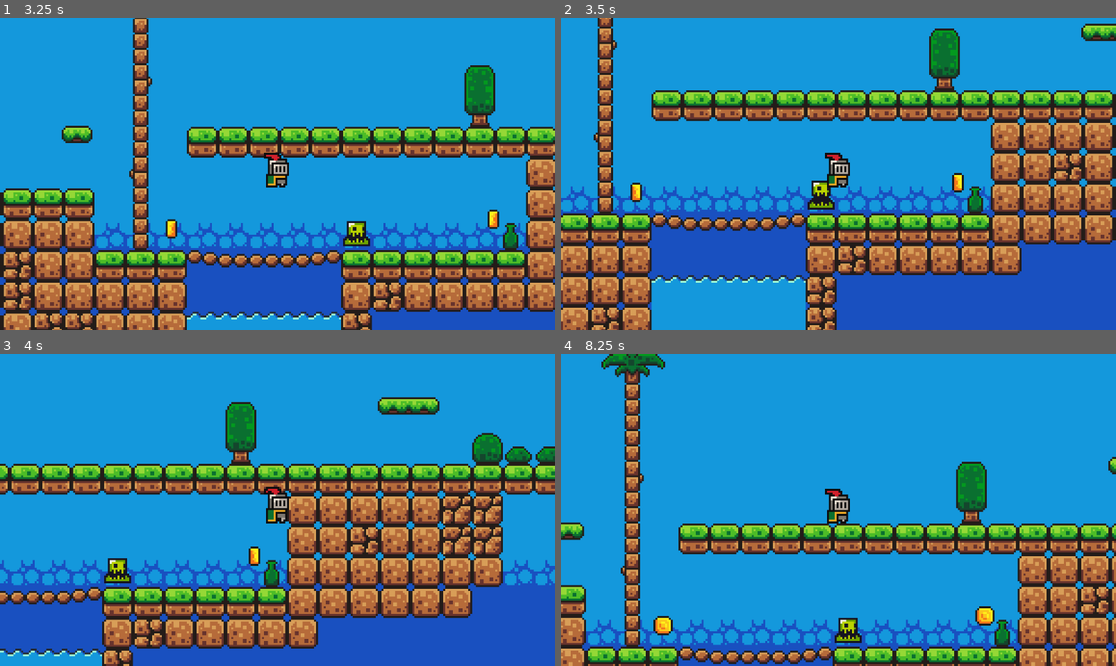
Above: before the commit, frames 1-4 (two rows, left to right).
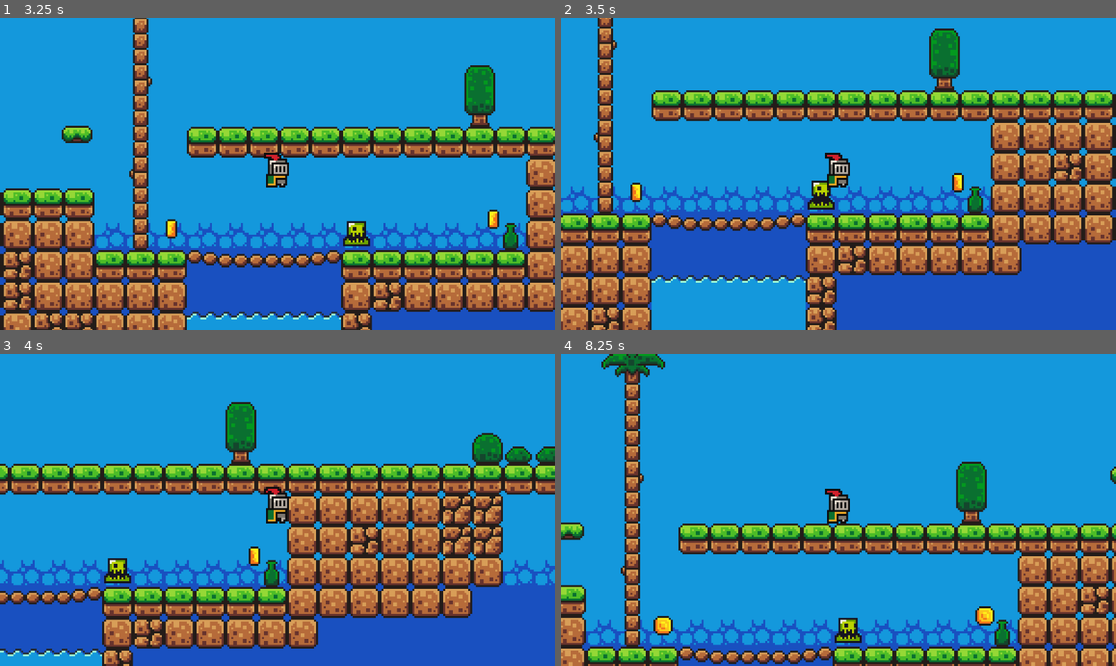
Above: after the commit, the same moments.

Repository: lucben000/Godot-Knight-Game
Game: Godot game, scene res://scenes/game.tscn
Two runs of this game, one before a commit and one after it. Both use one fixed random seed, a clock stepped at 60 frames per second and the inputs below.
Inputs:
- Up to frame 1 (3.25 s): tap Enter at 0.5 s; hold D (right) 0.53-2.03 s; tap Space (jump) at 0.77, 1.52, 3.02 s; hold Left (left) 2.03-2.78 s; hold D (right) from 2.78 s (still down)
- Up to frame 2 (3.5 s): keep holding D (right)
- Up to frame 3 (4 s): keep holding D (right); tap Space (jump) at 3.77 s
- Up to frame 4 (8.25 s): release D (right) at 4.28 s; hold Left (left) 4.28-5.03 s; tap Space (jump) at 4.52, 6.02, 6.77, 7.52 s; hold D (right) 5.03-5.78 s; hold Left (left) 5.78-7.28 s; hold D (right) from 7.28 s (still down)

Frame 1 is identical in both runs. In frame 2, 0.3% of the frame differs, in the area x 93-100%, y 1-8%; in frame 3, 0.6%, in the area x 68-80%, y 13-20%; in frame 4, 0.1%.

Commit message:
moving platforms

Diff:
--- a/scenes/game.tscn
+++ b/scenes/game.tscn
@@ -181,6 +181,157 @@
 [sub_resource type="TileSet" id="TileSet_lnu2h"]
 sources/0 = SubResource("TileSetAtlasSource_yqjtg")
 
+[sub_resource type="Animation" id="Animation_dinhu"]
+length = 0.001
+tracks/0/type = "value"
+tracks/0/imported = false
+tracks/0/enabled = true
+tracks/0/path = NodePath(".:position")
+tracks/0/interp = 1
+tracks/0/loop_wrap = true
+tracks/0/keys = {
+"times": PackedFloat32Array(0),
+"transitions": PackedFloat32Array(1),
+"update": 0,
+"values": [Vector2(958, 53)]
+}
+
+[sub_resource type="Animation" id="Animation_kvuet"]
+resource_name = "move"
+length = 4.0
+loop_mode = 2
+tracks/0/type = "value"
+tracks/0/imported = false
+tracks/0/enabled = true
+tracks/0/path = NodePath(".:position")
+tracks/0/interp = 1
+tracks/0/loop_wrap = true
+tracks/0/keys = {
+"times": PackedFloat32Array(1, 3),
+"transitions": PackedFloat32Array(1, 1),
+"update": 0,
+"values": [Vector2(958, 53), Vector2(958, 246)]
+}
+
+[sub_resource type="AnimationLibrary" id="AnimationLibrary_trtic"]
+_data = {
+&"RESET": SubResource("Animation_dinhu"),
+&"move": SubResource("Animation_kvuet")
+}
+
+[sub_resource type="Animation" id="Animation_p57ef"]
+length = 0.001
+tracks/0/type = "value"
+tracks/0/imported = false
+tracks/0/enabled = true
+tracks/0/path = NodePath("Platforms big/green_platform5:position")
+tracks/0/interp = 1
+tracks/0/loop_wrap = true
+tracks/0/keys = {
+"times": PackedFloat32Array(0),
+"transitions": PackedFloat32Array(1),
+"update": 0,
+"values": [Vector2(677, 242)]
+}
+
+[sub_resource type="Animation" id="Animation_u5sy4"]
+resource_name = "move"
+length = 2.0
+loop_mode = 2
+tracks/0/type = "value"
+tracks/0/imported = false
+tracks/0/enabled = true
+tracks/0/path = NodePath("Platforms big/green_platform5:position")
+tracks/0/interp = 1
+tracks/0/loop_wrap = true
+tracks/0/keys = {
+"times": PackedFloat32Array(0, 2),
+"transitions": PackedFloat32Array(1, 1),
+"update": 0,
+"values": [Vector2(677, 242), Vector2(809, 242)]
+}
+
+[sub_resource type="AnimationLibrary" id="AnimationLibrary_gee14"]
+_data = {
+&"RESET": SubResource("Animation_p57ef"),
+&"move": SubResource("Animation_u5sy4")
+}
+
+[sub_resource type="Animation" id="Animation_gee14"]
+length = 0.001
+tracks/0/type = "value"
+tracks/0/imported = false
+tracks/0/enabled = true
+tracks/0/path = NodePath(".:position")
+tracks/0/interp = 1
+tracks/0/loop_wrap = true
+tracks/0/keys = {
+"times": PackedFloat32Array(0),
+"transitions": PackedFloat32Array(1),
+"update": 0,
+"values": [Vector2(624, -25)]
+}
+
+[sub_resource type="Animation" id="Animation_0tnpc"]
+resource_name = "move"
+length = 4.0
+loop_mode = 2
+tracks/0/type = "value"
+tracks/0/imported = false
+tracks/0/enabled = true
+tracks/0/path = NodePath(".:position")
+tracks/0/interp = 1
+tracks/0/loop_wrap = true
+tracks/0/keys = {
+"times": PackedFloat32Array(1.0333333, 3.0333333),
+"transitions": PackedFloat32Array(1, 1),
+"update": 0,
+"values": [Vector2(624, -25), Vector2(624, -203)]
+}
+
+[sub_resource type="AnimationLibrary" id="AnimationLibrary_vtaks"]
+_data = {
+&"RESET": SubResource("Animation_gee14"),
+&"move": SubResource("Animation_0tnpc")
+}
+
+[sub_resource type="Animation" id="Animation_vtaks"]
+length = 0.001
+tracks/0/type = "value"
+tracks/0/imported = false
+tracks/0/enabled = true
+tracks/0/path = NodePath(".:position")
+tracks/0/interp = 1
+tracks/0/loop_wrap = true
+tracks/0/keys = {
+"times": PackedFloat32Array(0),
+"transitions": PackedFloat32Array(1),
+"update": 0,
+"values": [Vector2(915, -203)]
+}
+
+[sub_resource type="Animation" id="Animation_kvpfn"]
+resource_name = "move"
+loop_mode = 2
+tracks/0/type = "value"
+tracks/0/imported = false
+tracks/0/enabled = true
+tracks/0/path = NodePath(".:position")
+tracks/0/interp = 1
+tracks/0/loop_wrap = true
+tracks/0/keys = {
+"times": PackedFloat32Array(0, 1),
+"transitions": PackedFloat32Array(1, 1),
+"update": 0,
+"values": [Vector2(915, -203), Vector2(1071, -203)]
+}
+
+[sub_resource type="AnimationLibrary" id="AnimationLibrary_dinhu"]
+_data = {
+&"RESET": SubResource("Animation_vtaks"),
+&"move": SubResource("Animation_kvpfn")
+}
+
 [node name="Game" type="Node2D" unique_id=445110486]
 
 [node name="Player" parent="." unique_id=1632673687 instance=ExtResource("1_uwrxv")]
@@ -240,16 +391,33 @@
 position = Vector2(257, -26)
 
 [node name="green_platform6" parent="Platforms big" unique_id=1905372074 instance=ExtResource("6_u5sy4")]
-position = Vector2(959, 53)
+position = Vector2(958, 53)
+
+[node name="AnimationPlayer" type="AnimationPlayer" parent="Platforms big/green_platform6" unique_id=1039916816]
+libraries/ = SubResource("AnimationLibrary_trtic")
+autoplay = &"move"
 
 [node name="green_platform5" parent="Platforms big" unique_id=1249227792 instance=ExtResource("6_u5sy4")]
-position = Vector2(677, 244)
+position = Vector2(677, 242)
+
+[node name="AnimationPlayer" type="AnimationPlayer" parent="Platforms big/green_platform5" unique_id=568663619]
+root_node = NodePath("../../..")
+libraries/ = SubResource("AnimationLibrary_gee14")
+autoplay = &"move"
 
 [node name="green_platform3" parent="Platforms big" unique_id=1312948190 instance=ExtResource("6_u5sy4")]
-position = Vector2(623, -30)
+position = Vector2(624, -25)
+
+[node name="AnimationPlayer" type="AnimationPlayer" parent="Platforms big/green_platform3" unique_id=782773235]
+libraries/ = SubResource("AnimationLibrary_vtaks")
+autoplay = &"move"
 
 [node name="green_platform4" parent="Platforms big" unique_id=1086404818 instance=ExtResource("6_u5sy4")]
-position = Vector2(982, -205)
+position = Vector2(915, -203)
+
+[node name="AnimationPlayer" type="AnimationPlayer" parent="Platforms big/green_platform4" unique_id=1352012843]
+libraries/ = SubResource("AnimationLibrary_dinhu")
+autoplay = &"move"
 
 [node name="Enemies" type="Node" parent="." unique_id=1671161650]
 
